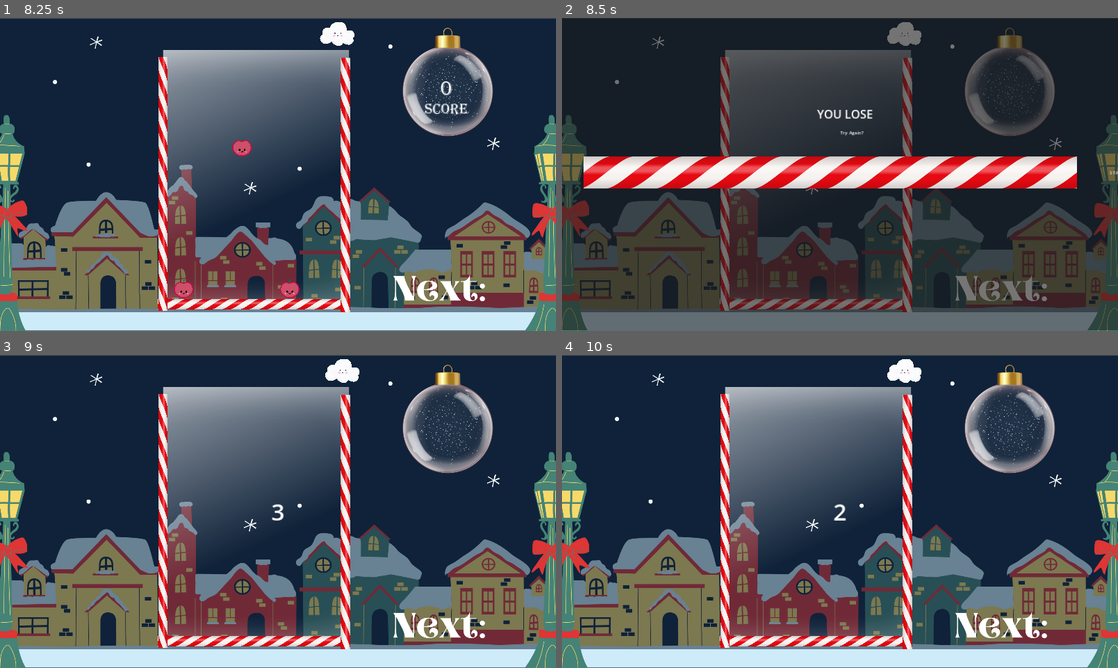
Above: before the commit, frames 1-4 (two rows, left to right).
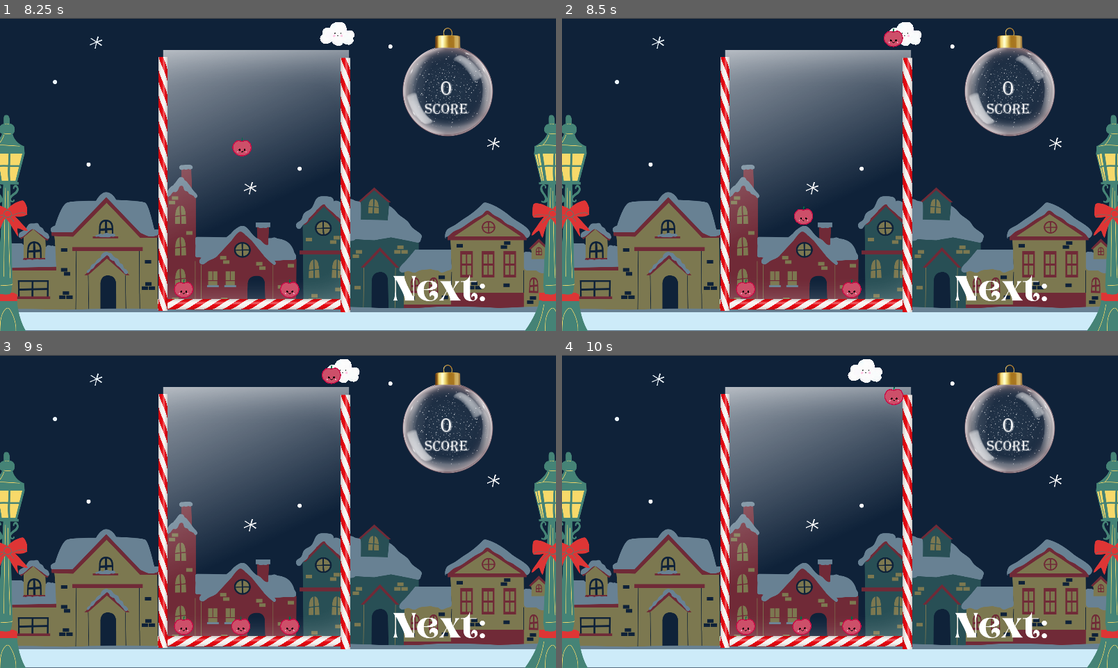
Above: after the commit, the same moments.

Repository: JackFromSchool/SuikaGameBetterEdition
Game: Godot game, scene res://scenes/main.tscn
The game is run twice, just before and just after one commit, with the same random seed, the same clock (stepped at 60 frames per second) and the same inputs.
Inputs (mouse positions are in pixels of both pictures, inside the frame that each line leads up to):
- Up to frame 1 (8.25 s): click "START" at 0.5 s; tap Enter at 1.25, 2.75 s; hold Right (right) 1.28-2.03 s; hold Down (drop) 1.28-2.03 s; tap Space at 2, 3.5 s; hold Left (left) 2.03-2.78 s; tap Down (drop) every 1.5 s from 2.1 to 8.1 s; hold Down (drop) 2.78-3.53 s; hold Right (right) 2.78-4.28 s; hold Down (drop) 4.28-5.03 s; hold Left (left) 4.28-6.53 s; hold Down (drop) 5.78-6.53 s; hold Right (right) from 6.53 s (still down); hold Down (drop) 7.28-8.03 s
- Up to frame 2 (8.5 s): keep holding Right (right)
- Up to frame 3 (9 s): release Right (right) at 8.75 s; click (278, 508) at 8.75 s, where only the run before the commit has a clickable "START"
- Up to frame 4 (10 s): tap Enter at 9.5 s; hold Left (left) from 9.53 s (still down); hold Down (drop) from 9.53 s (still down)

Frame 1 is identical in both runs. In frame 2, 63% of the frame differs, in the area x 0-100%, y 0-100%; in frame 3, 0.9%; in frame 4, 1.5%.

Commit message:
.

Diff:
--- a/scenes/fruits/apple(4).tscn
+++ b/scenes/fruits/apple(4).tscn
@@ -1,26 +1,22 @@
-[gd_scene load_steps=5 format=3 uid="uid://b3fsm42nojkpi"]
+[gd_scene load_steps=4 format=3 uid="uid://b3fsm42nojkpi"]
 
 [ext_resource type="Script" path="res://scripts/ball.gd" id="1_tdg3j"]
 [ext_resource type="Texture2D" uid="uid://d1dncfjh8bv0k" path="res://assets/fruits/4.png" id="2_43k04"]
 [ext_resource type="PackedScene" uid="uid://bokqje1j7blkh" path="res://scenes/fruits/pear(5).tscn" id="2_qpnks"]
 
-[sub_resource type="CircleShape2D" id="CircleShape2D_labvx"]
-radius = 27.0046
-
-[node name="Fruit2" type="RigidBody2D" groups=["SpawnedFruit"]]
+[node name="Fruit" type="RigidBody2D" groups=["SpawnedFruit"]]
 max_contacts_reported = 10
 contact_monitor = true
 script = ExtResource("1_tdg3j")
 FruitScene = ExtResource("2_qpnks")
-
-[node name="CollisionShape2D" type="CollisionShape2D" parent="."]
-position = Vector2(1, 0)
-scale = Vector2(4, 4)
-shape = SubResource("CircleShape2D_labvx")
 
 [node name="Sprite2D" type="Sprite2D" parent="." groups=["SpawnedFruit"]]
 position = Vector2(0, -7)
 scale = Vector2(0.432187, 0.441687)
 texture = ExtResource("2_43k04")
 
+[node name="CollisionPolygon2D" type="CollisionPolygon2D" parent="."]
+position = Vector2(76, -74)
+polygon = PackedVector2Array(17, -18, -28, -29, -63, -21, -77, -38, -89, -36, -78, 5, -148, 12, -169, 37, -172, 103, -130, 162, -110, 172, -78, 164, -41, 170, 13, 133, 31, 84, 26, 44, 9, 20)
+
 [connection signal="body_entered" from="." to="." method="_on_body_entered"]
--- a/scenes/fruits/cantelope(8).tscn
+++ b/scenes/fruits/cantelope(8).tscn
@@ -3,18 +3,18 @@
 [ext_resource type="Script" path="res://scripts/ball.gd" id="1_ie8hl"]
 [ext_resource type="Texture2D" uid="uid://87afh608psg2" path="res://assets/fruits/8.png" id="2_puuwj"]
 
-[node name="Fruit" type="RigidBody2D" groups=["SpawnedFruit"]]
+[node name="Fruit2" type="RigidBody2D" groups=["SpawnedFruit"]]
 max_contacts_reported = 10
 contact_monitor = true
 script = ExtResource("1_ie8hl")
 
 [node name="Sprite2D" type="Sprite2D" parent="." groups=["SpawnedFruit"]]
-position = Vector2(4, -24)
+position = Vector2(8, -45)
 scale = Vector2(1.0205, 1.0385)
 texture = ExtResource("2_puuwj")
 
 [node name="CollisionPolygon2D" type="CollisionPolygon2D" parent="."]
 position = Vector2(-125, -265)
-polygon = PackedVector2Array(12, -1, 18, 5, 53, 38, 115, 58, 172, 51, 225, 18, 259, -18, 274, -10, 276, 16, 271, 29, 231, 65, 206, 75, 283, 122, 334, 194, 352, 251, 352, 315, 327, 380, 301, 416, 260, 454, 173, 493, 131, 494, 75, 485, 21, 468, -29, 431, -64, 388, -86, 332, -93, 254, -70, 173, -33, 126, 58, 74, 14, 54, -12, 20, -3, -2)
+polygon = PackedVector2Array(0, -15, 12, -50, 55, -66, 92, -113, 328, -460, -83, -159)
 
 [connection signal="body_entered" from="." to="." method="_on_body_entered"]
--- a/scenes/fruits/cherry(1).tscn
+++ b/scenes/fruits/cherry(1).tscn
@@ -8,7 +8,6 @@
 radius = 32.9848
 
 [node name="Fruit" type="RigidBody2D" groups=["SpawnedFruit"]]
-freeze_mode = 1
 max_contacts_reported = 10
 contact_monitor = true
 script = ExtResource("1_xa4d0")
--- a/scenes/fruits/grapes(2).tscn
+++ b/scenes/fruits/grapes(2).tscn
@@ -1,11 +1,8 @@
-[gd_scene load_steps=5 format=3 uid="uid://dyfpoohh7weai"]
+[gd_scene load_steps=4 format=3 uid="uid://dyfpoohh7weai"]
 
 [ext_resource type="Script" path="res://scripts/ball.gd" id="1_82w08"]
 [ext_resource type="PackedScene" uid="uid://vouq1pjdwihp" path="res://scenes/fruits/orange(3).tscn" id="2_vy2d7"]
 [ext_resource type="Texture2D" uid="uid://c1tshs1utthvi" path="res://assets/fruits/2.png" id="3_hrshy"]
-
-[sub_resource type="CircleShape2D" id="CircleShape2D_labvx"]
-radius = 24.0208
 
 [node name="Fruit" type="RigidBody2D" groups=["SpawnedFruit"]]
 max_contacts_reported = 10
@@ -13,13 +10,13 @@
 script = ExtResource("1_82w08")
 FruitScene = ExtResource("2_vy2d7")
 
-[node name="CollisionShape2D" type="CollisionShape2D" parent="."]
-scale = Vector2(2, 2)
-shape = SubResource("CircleShape2D_labvx")
-
 [node name="Sprite2D" type="Sprite2D" parent="." groups=["SpawnedFruit"]]
 position = Vector2(6, 1)
 scale = Vector2(0.227, 0.209)
 texture = ExtResource("3_hrshy")
 
+[node name="CollisionPolygon2D" type="CollisionPolygon2D" parent="."]
+position = Vector2(-2, 43)
+polygon = PackedVector2Array(10, 4, 22, -9, 35, -13, 35, -13, 40, -17, 43, -22, 44, -28, 43, -33, 43, -36, 49, -43, 50, -51, 46, -62, 42, -65, 34, -70, 36, -74, 36, -76, 36, -79, 35, -82, 28, -84, 26, -86, 18, -83, 15, -83, 19, -90, 18, -93, 13, -89, 9, -80, 4, -87, 1, -87, -11, -92, -13, -90, -25, -87, -22, -77, -26, -74, -32, -68, -34, -60, -34, -54, -31, -47, -34, -41, -34, -32, -31, -23, -21, -15, -17, -3, -10, 2, -6, 4, 1, 5, 6, 5)
+
 [connection signal="body_entered" from="." to="." method="_on_body_entered"]
--- a/scenes/fruits/pineapple(7).tscn
+++ b/scenes/fruits/pineapple(7).tscn
@@ -5,6 +5,7 @@
 [ext_resource type="Texture2D" uid="uid://drtkask3tu8ea" path="res://assets/fruits/7.png" id="2_sysdp"]
 
 [node name="Fruit" type="RigidBody2D" groups=["SpawnedFruit"]]
+scale = Vector2(0.797151, 0.756869)
 max_contacts_reported = 10
 contact_monitor = true
 script = ExtResource("1_17iky")
@@ -12,11 +13,12 @@
 
 [node name="Sprite2D" type="Sprite2D" parent="." groups=["SpawnedFruit"]]
 position = Vector2(2, -79)
-scale = Vector2(1.60888, 1.91356)
+scale = Vector2(1.11658, 1.32803)
 texture = ExtResource("2_sysdp")
 
 [node name="CollisionPolygon2D" type="CollisionPolygon2D" parent="."]
-position = Vector2(0, 398)
+position = Vector2(2.50893, 246.482)
+scale = Vector2(0.692528, 0.692528)
 polygon = PackedVector2Array(16, -2, 133, -16, 228, -78, 265, -164, 288, -338, 275, -477, 233, -598, 148, -680, 188, -7 …(181 unchanged characters)…
 
 [connection signal="body_entered" from="." to="." method="_on_body_entered"]
--- a/scenes/fruits/watermelon(9).tscn
+++ b/scenes/fruits/watermelon(9).tscn
@@ -6,7 +6,7 @@
 [sub_resource type="CircleShape2D" id="CircleShape2D_labvx"]
 radius = 22.4671
 
-[node name="Fruit" type="RigidBody2D" groups=["SpawnedFruit"]]
+[node name="Fruit2" type="RigidBody2D" groups=["SpawnedFruit"]]
 max_contacts_reported = 10
 contact_monitor = true
 script = ExtResource("1_mji8u")
